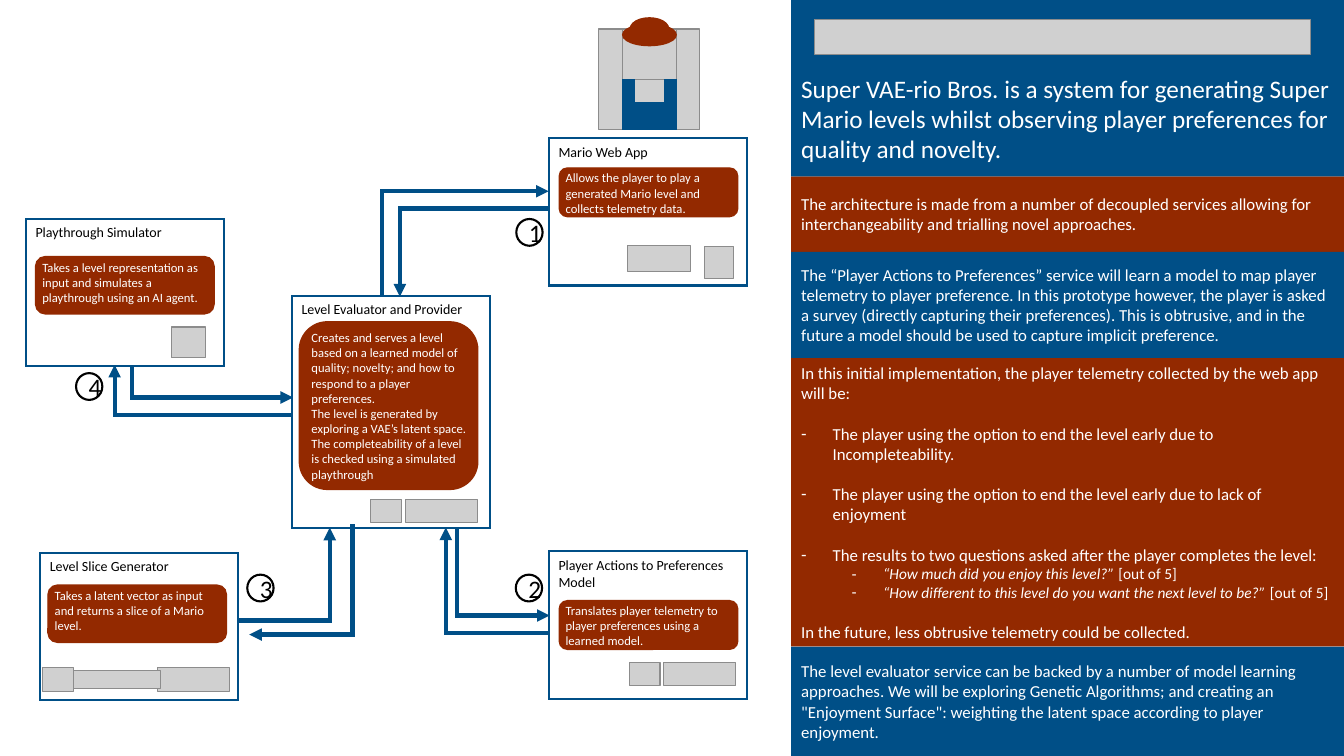
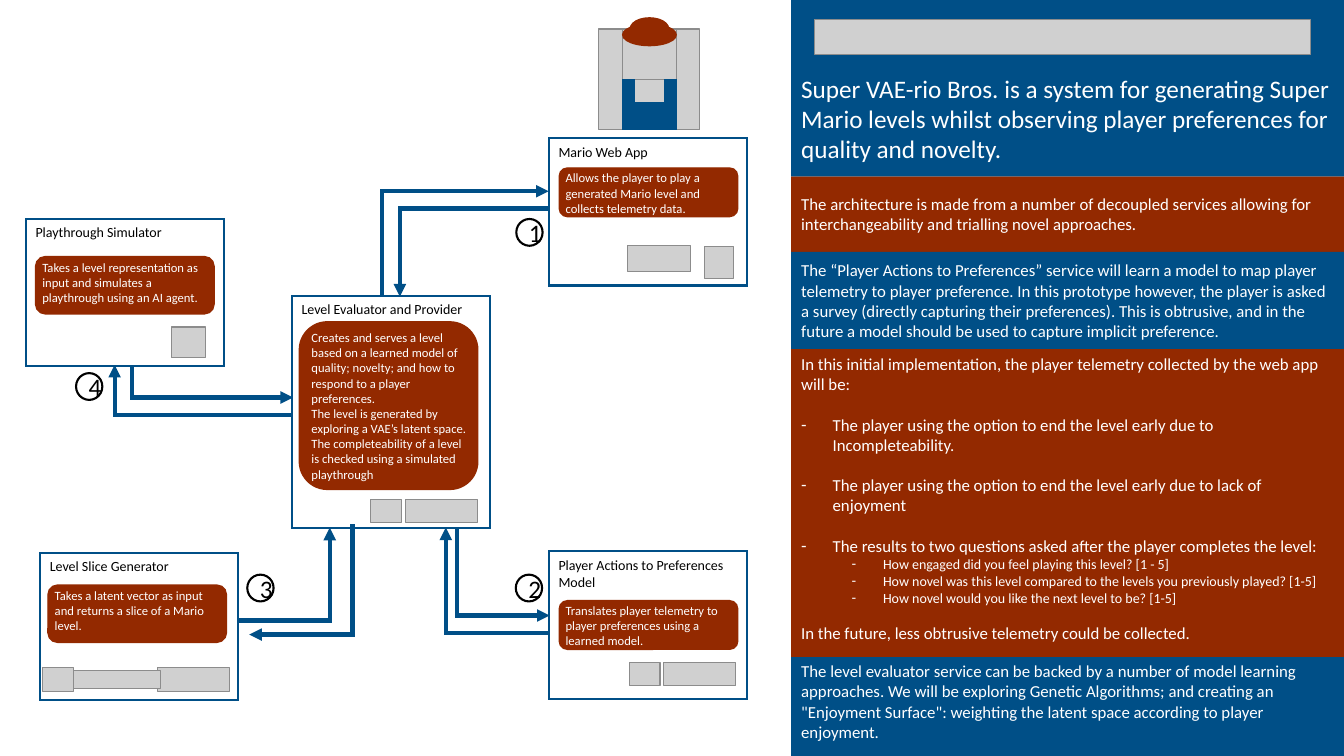
Before and after one commit to gameaischool2021members/vaerio-bros, a slide deck: slide 1 of documentation/system_architecture.pptx. Drawn at 1344x756 pixels with LibreOffice and Linux fonts; fonts in the diff are those of the drawing; grey boxes stand for pictures. Boxes give left, top, right and bottom in pixels: in the first picture for what was removed or moved away, otherwise in the second. Text is boxed around its words. In the diff, an @@ line names an element or a change of style, - is before the commit and + after.

```diff
--- a/documentation/system_architecture.pptx
+++ b/documentation/system_architecture.pptx
@@ rectangle "The “Player Actions to Preferences” ...": place and size @@
-rectangle "The “Player Actions to Preferences” ..." at <box>791,252,1344,358</box>
+rectangle "The “Player Actions to Preferences” ..." at <box>791,252,1344,349</box>
@@ rectangle "In this initial implementation, the ...": place and size @@
-rectangle "In this initial implementation, the ..." at <box>791,358,1344,646</box>
+rectangle "In this initial implementation, the ..." at <box>791,349,1344,657</box>
@@ text in rectangle at <box>883,559,1316,606</box>: text changed; size 11 to 10 pt; italic off @@
-  – “How much did you enjoy this level?” [out of 5]
-  – “How different to this level do you want the next level to be?” [out of 5]
+  – How engaged did you feel playing this level? [1 - 5]
+  – How novel was this level compared to the levels you previously played? [1-5]
+  – How novel would you like the next level to be? [1-5]
@@ text "The level evaluator service can ..." rewrapped from <box>791,646,1344,756</box> to <box>801,665,1295,741</box> @@
```
Also in this commit, not shown: 1 other file.
